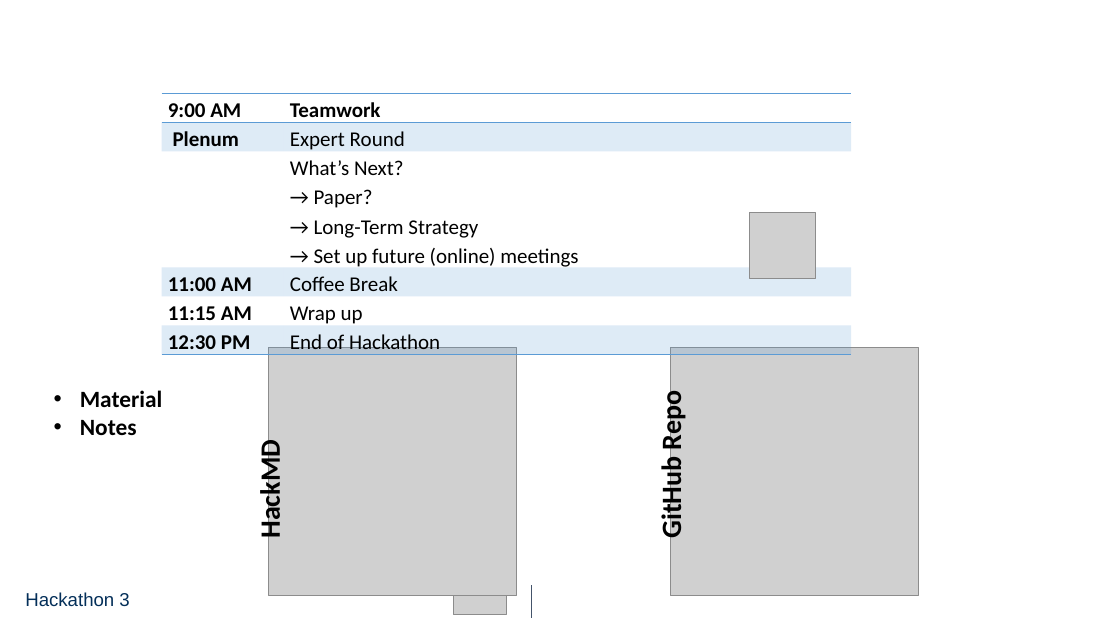
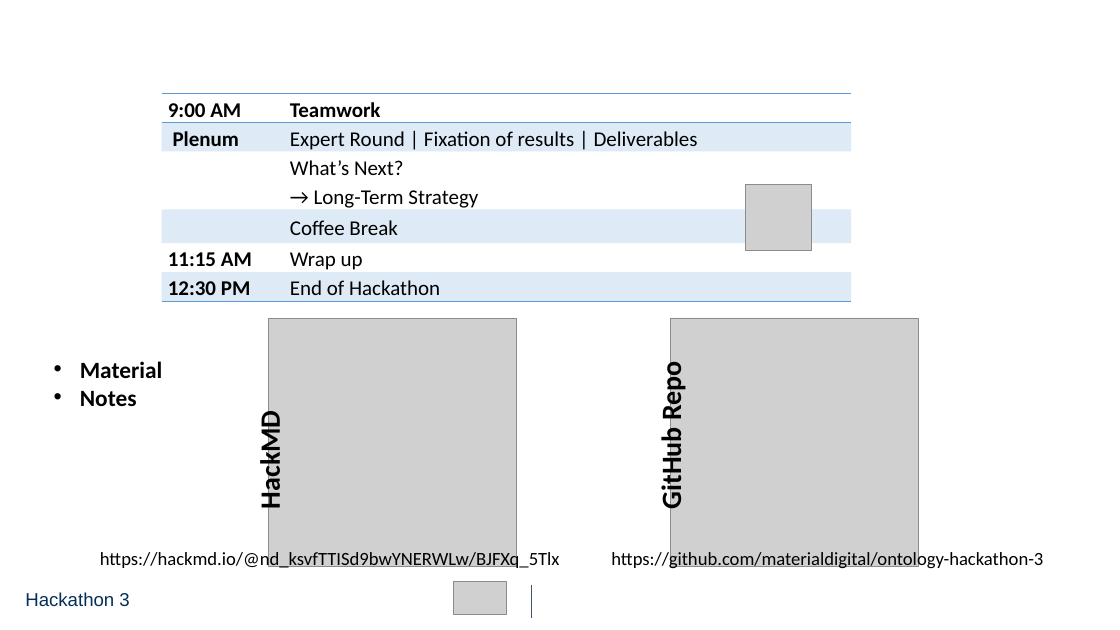
Before and after one commit to materialdigital/ontology-hackathon-3, a slide deck: slide 5 of PMD_Hackathon_3_BAM_Berlin.pptx. Drawn at 1120x630 pixels with LibreOffice and Linux fonts; fonts in the diff are those of the drawing; grey boxes stand for pictures; background and template pictures are left out. Boxes give left, top, right and bottom in pixels: in the first picture for what was removed or moved away, otherwise in the second. Text is boxed around its words. In the diff, an @@ line names an element or a change of style, - is before the commit and + after.

```diff
--- a/PMD_Hackathon_3_BAM_Berlin.pptx
+++ b/PMD_Hackathon_3_BAM_Berlin.pptx
@@ table at [161,93,851,306] @@
-row 2, column 2: Expert Round
+row 2, column 2: Expert Round | Fixation of results | Deliverables
-row 3, column 2: What’s Next? → Paper? → Long-Term Strategy → Set up future (online) meetings
+row 3, column 2: What’s Next? → Long-Term Strategy
-row 4, column 1: 11:00 AM
+row 4, column 1: 
@@ picture: place and size @@
-picture at [749,213,816,279]
+picture at [746,184,812,250]
@@ 3 texts, 2 pictures: place and size @@
-3 texts, 2 pictures at [80,348,918,596]
+3 texts, 2 pictures at [80,318,918,566]
@@ text added at [100,550,560,571], 16 pt, text #000000 @@
+https://hackmd.io/@nd_ksvfTTISd9bwYNERWLw/BJFXq_5Tlx
@@ text added at [611,550,1043,571], 16 pt, text #000000 @@
+https://github.com/materialdigital/ontology-hackathon-3
```
Also in this commit, not shown: 1 other file.
